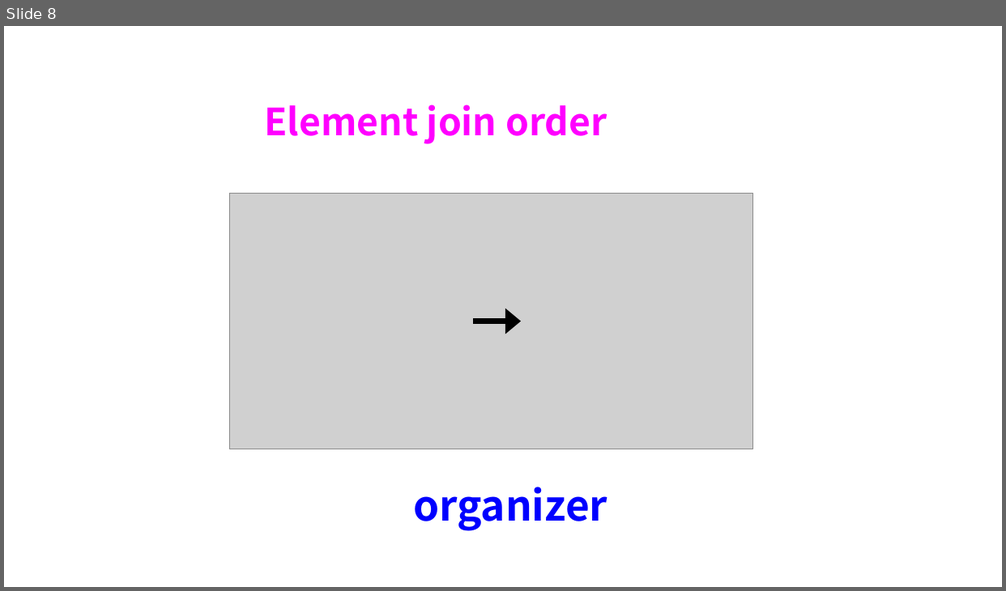
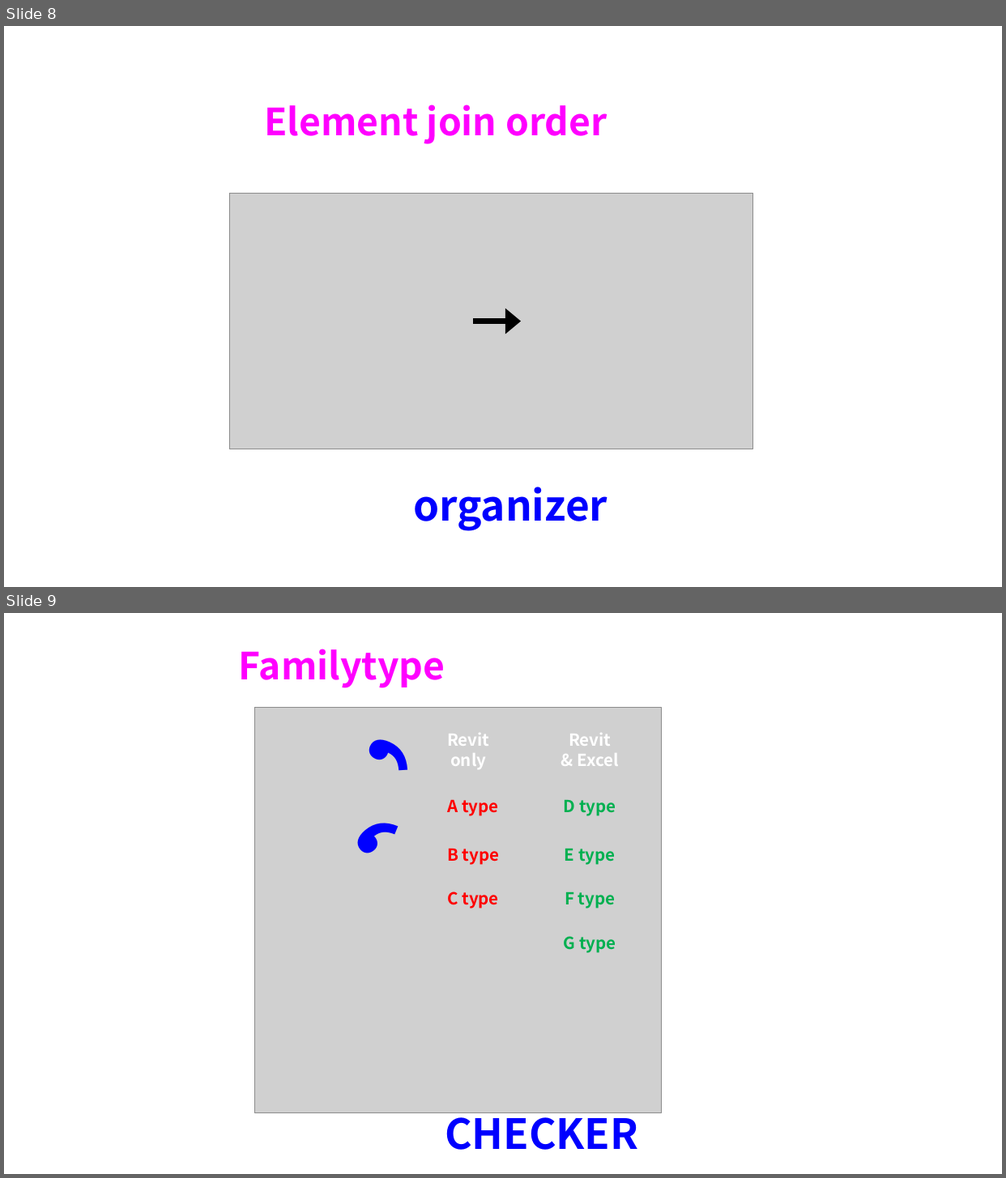
Before and after one commit to hnanmal/mQ, a slide deck: hecCalc/2023/documentum/logo/logo.pptx. Shown one above the other, each under a label of ours: slide 8 before the commit, slides 8 and 9 after it. The pictures are 1006x591 and 1006x1178 pixels, drawn with LibreOffice and Linux fonts; fonts in the diff are those of the drawing; grey boxes stand for pictures. Boxes give left, top, right and bottom in pixels: in the first picture for what was removed or moved away, otherwise in the second. Text is boxed around its words. In the diff, an @@ line names an element or a change of style, - is before the commit and + after.

```diff
--- a/hecCalc/2023/documentum/logo/logo.pptx
+++ b/hecCalc/2023/documentum/logo/logo.pptx
@@ slide 9 added at [4,613,1002,1174], background #FFFFFF @@
@@ text added at [239,649,445,688], 36 pt, text #FF00FF, bold @@
+Familytype
@@ group added at [255,669,661,1114]: 11 texts, 1 picture @@
+Revit
+only
+Revit
+& Excel
+A type
+B type
+C type
+D type
+E type
+F type
+G type
+‘
+‘
@@ text added at [445,1107,638,1150], 40 pt, text #0000FF, bold @@
+CHECKER
```
Also in this commit, not shown: 1 other slide added, 22 other files.
